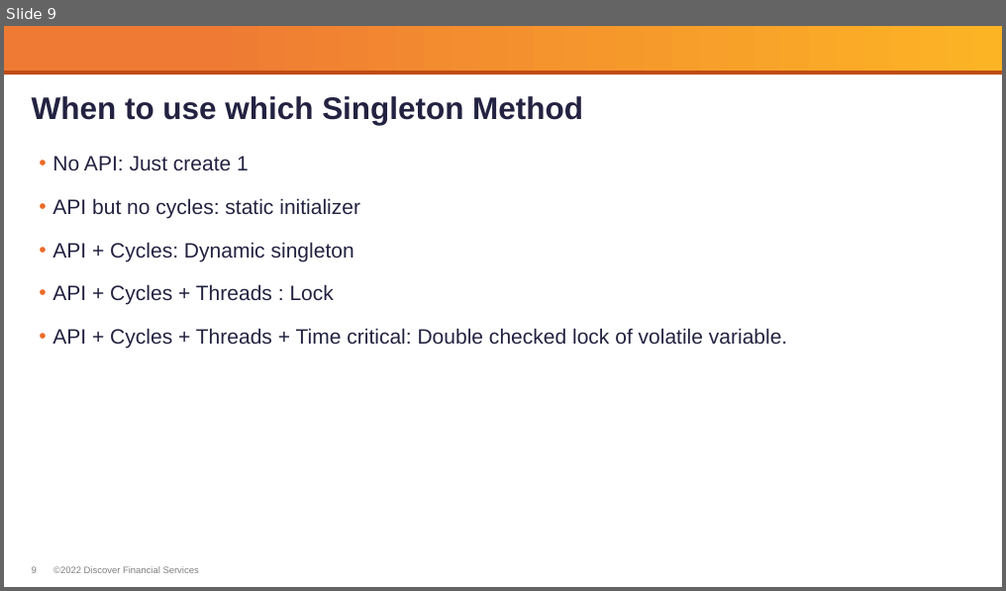
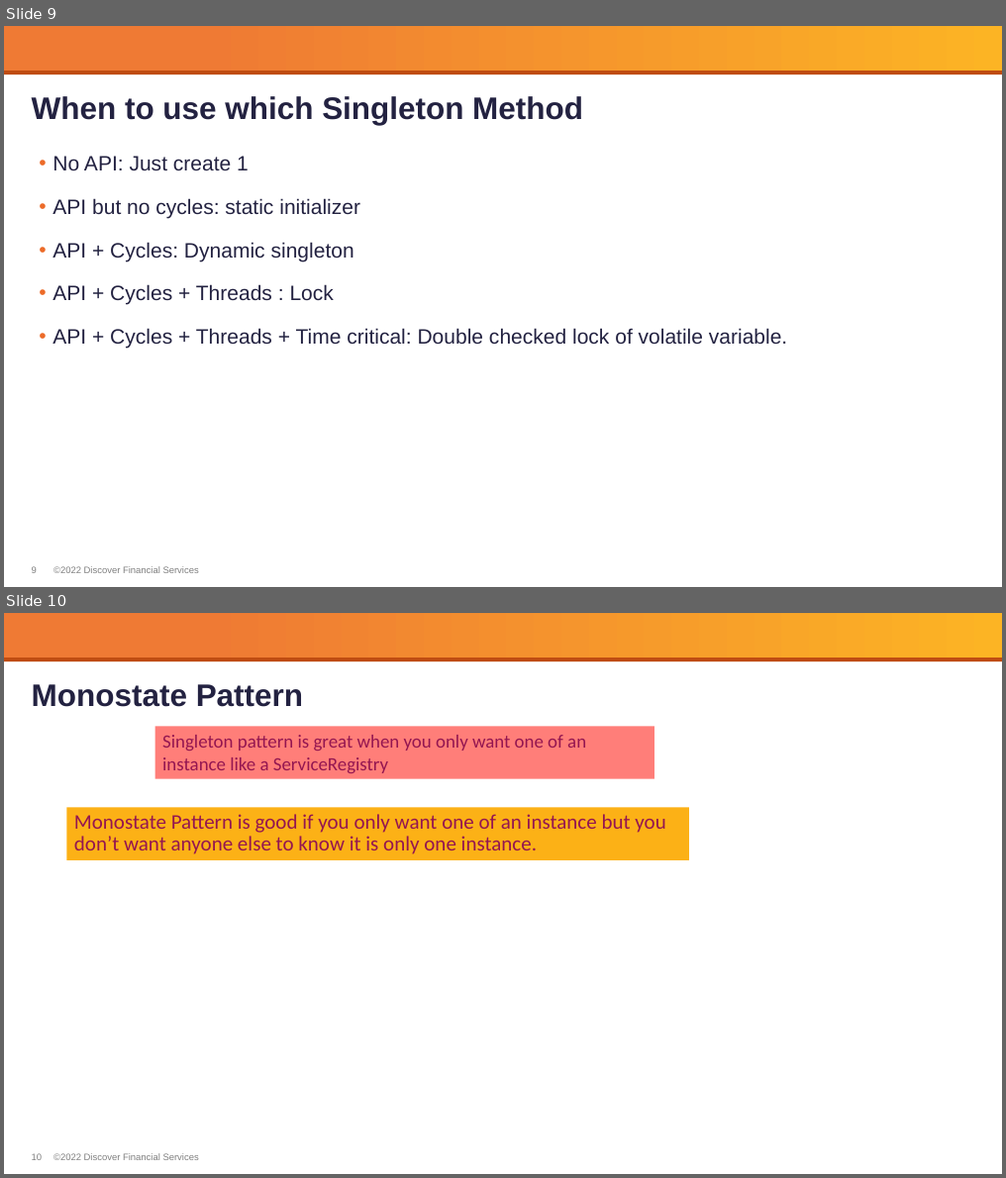
Before and after one commit to rupertwaldron/CleanCoders, a slide deck: Presentations/32a- Clean Code - Design Patterns - Singleton Pattern.pptx. Shown one above the other, each under a label of ours: slide 9 before the commit, slides 9 and 10 after it. The pictures are 1006x591 and 1006x1178 pixels, drawn with LibreOffice and Linux fonts; fonts in the diff are those of the drawing; background and template pictures are left out. Boxes give left, top, right and bottom in pixels: in the first picture for what was removed or moved away, otherwise in the second. Text is boxed around its words. In the diff, an @@ line names an element or a change of style, - is before the commit and + after.

```diff
--- a/Presentations/32a- Clean Code - Design Patterns - Singleton Pattern.pptx
+++ b/Presentations/32a- Clean Code - Design Patterns - Singleton Pattern.pptx
@@ slide 10 added at (x1=4, y1=613, x2=1002, y2=1174), background #FFFFFF; not listed: 4 template elements that a slide beside it also shows @@
@@ title added at (x1=32, y1=684, x2=303, y2=707), 30 pt, text #232241, bold @@
+Monostate Pattern
@@ rectangle added at (x1=155, y1=726, x2=654, y2=779), fill #FF7E79, 18 pt, text #941651 @@
+Singleton pattern is great when you only want one of an instance like a ServiceRegistry
@@ rectangle added at (x1=67, y1=808, x2=689, y2=861), fill #FCB116, 20 pt, text #941651 @@
+Monostate Pattern is good if you only want one of an instance but you don’t want anyone else to know it is only one instance.
```
Also in this commit, not shown: 1 slide changed, 1 other slide added, 7 other files.
